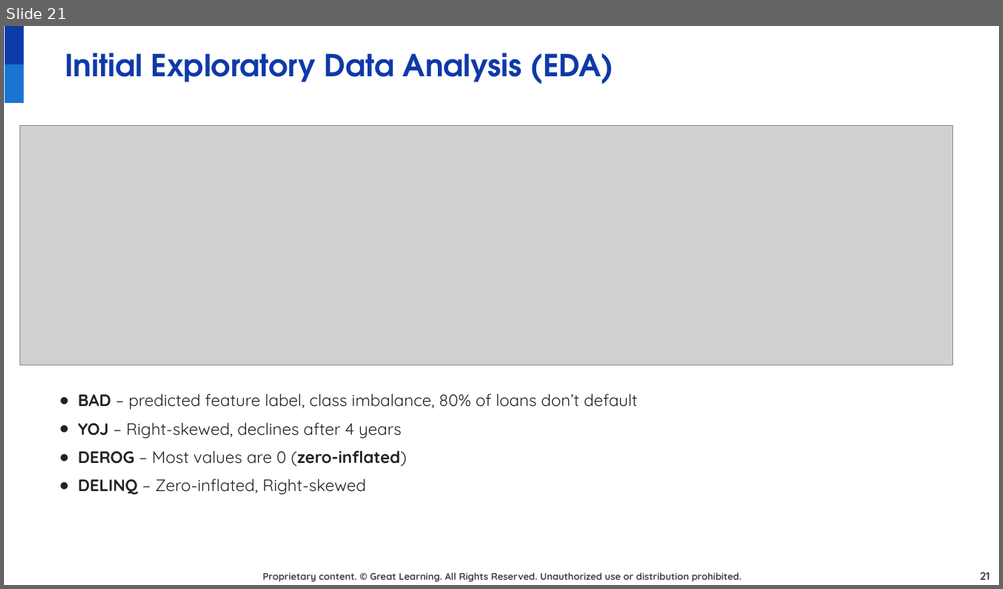
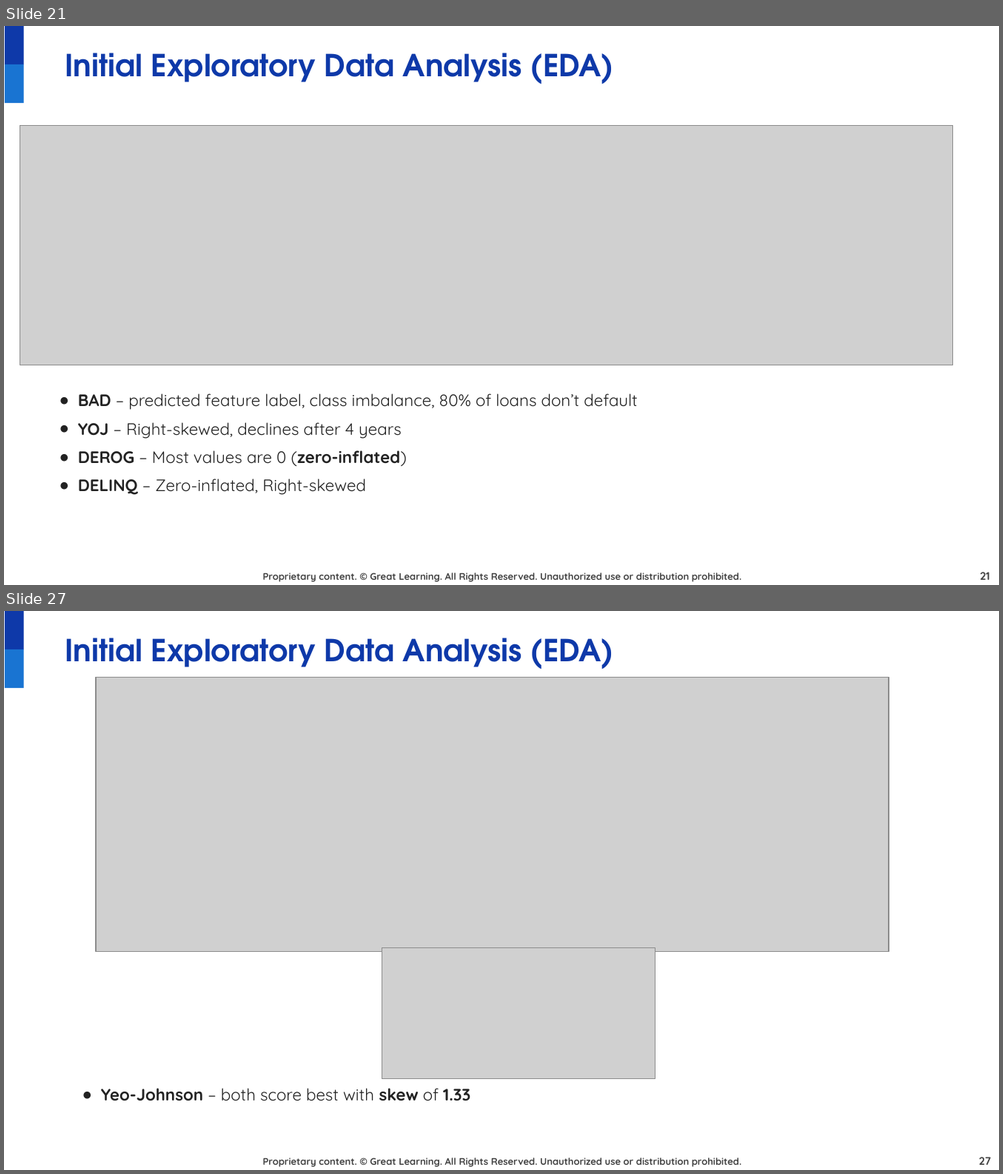
Before and after one commit to juanbucz/GreatLearning-TermProjects, a slide deck: Neural Networks - Loan Default/Loan Default Prediction Presentation - Business Interpretation - John Buczkowski.pptx. Shown one above the other, each under a label of ours: slide 21 before the commit, slides 21 and 27 after it; the slides between them are not shown. The pictures are 1003x589 and 1003x1174 pixels, drawn with LibreOffice and Linux fonts; fonts in the diff are those of the drawing; grey boxes stand for pictures; background and template pictures are left out. Boxes give left, top, right and bottom in pixels: in the first picture for what was removed or moved away, otherwise in the second. Text is boxed around its words. In the diff, an @@ line names an element or a change of style, - is before the commit and + after.

Commit message:
GL NN Loan Default Prediction Presentation - EDA - added Normalization analysis

```diff
--- a/Neural Networks - Loan Default/Loan Default Prediction Presentation - Business Interpretation - John Buczkowski.pptx
+++ b/Neural Networks - Loan Default/Loan Default Prediction Presentation - Business Interpretation - John Buczkowski.pptx
@@ slide 27 added at (x1=4, y1=611, x2=999, y2=1170), background #FFFFFF; not listed: 3 template elements that a slide beside it also shows @@
@@ text added at (x1=65, y1=638, x2=614, y2=669), 22 pt, text #0E39A9, bold @@
+Initial Exploratory Data Analysis (EDA)
@@ picture added at (x1=96, y1=677, x2=888, y2=951) @@
@@ picture added at (x1=382, y1=948, x2=655, y2=1079) @@
@@ text added at (x1=101, y1=1088, x2=470, y2=1102), 12 pt, text #222222 @@
+● Yeo-Johnson – both score best with skew of 1.33
@@ page number added at (x1=979, y1=1157, x2=991, y2=1165), 8 pt, text #434343, bold @@
+27
```
Also in this commit, not shown: 9 other slides added.
